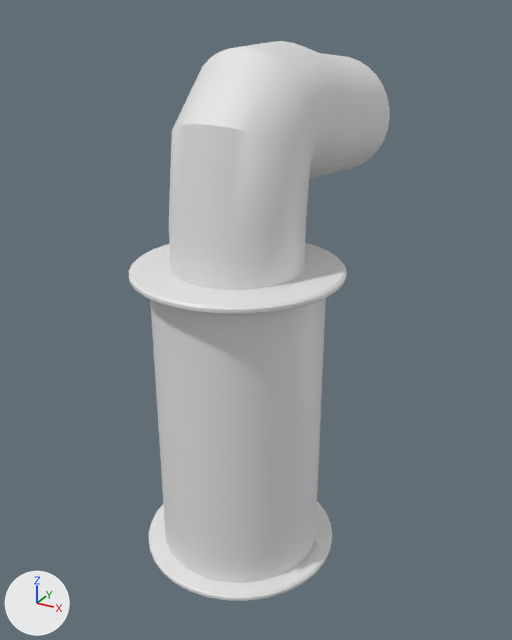
What one commit did to the Blender file Dev/Models/HomeScene/science_tube.blend.
Both versions are drawn from a 50 mm lens placed at (3.14, -5.36, 5.27), pointed at (-0.06, 0.45, 2.36). Lighting does not change. The marker at lower left points along +X, +Y and +Z.
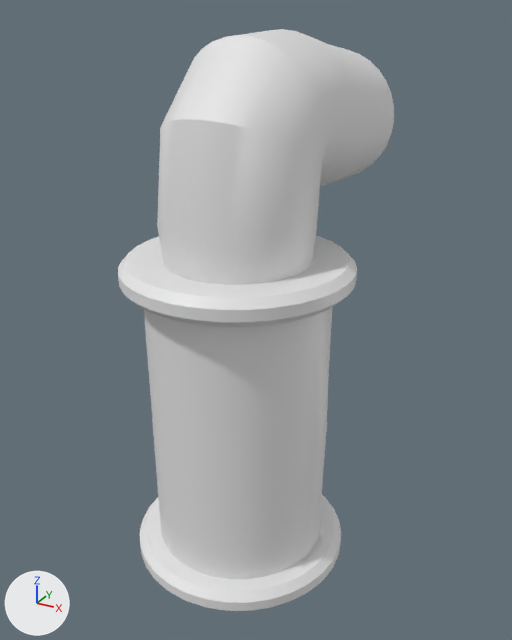
What differs and where, as boxes [x1, y1, x2, y2] in the pictures (512 x 640 px):
'Circle', modifiers changed: before [129, 41, 390, 601]; after [118, 29, 394, 611]

The change, as a list of edits to the scene's bpy script:
```text
Change ob_circle:
    add _m = ob_circle.modifiers.new('Solidify', 'SOLIDIFY')
    add _m.thickness = 0.1
    add _m.offset = 1.0
    add _m.material_offset = 3
    add _m.material_offset_rim = 3
    add _m.use_flip_normals = True
```
